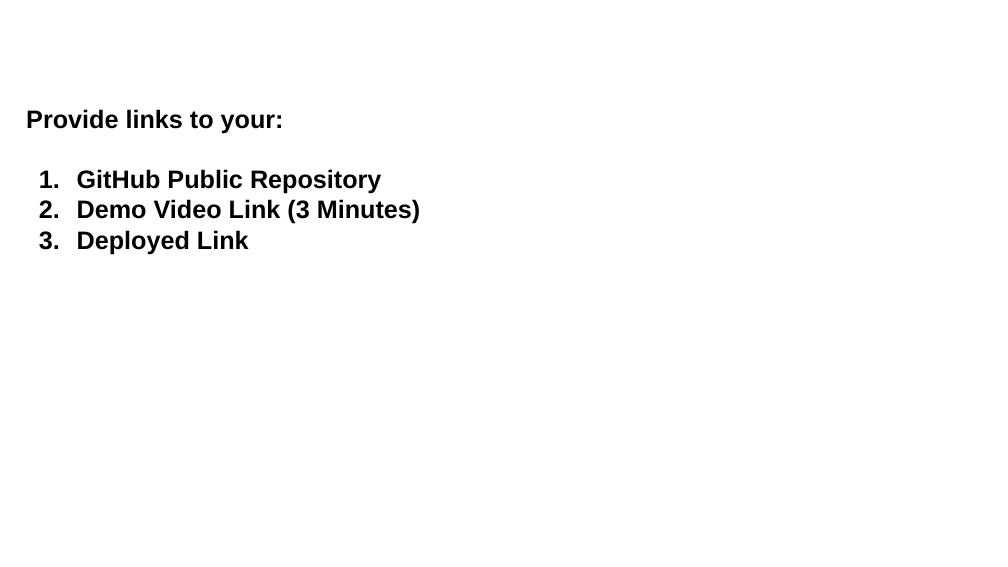
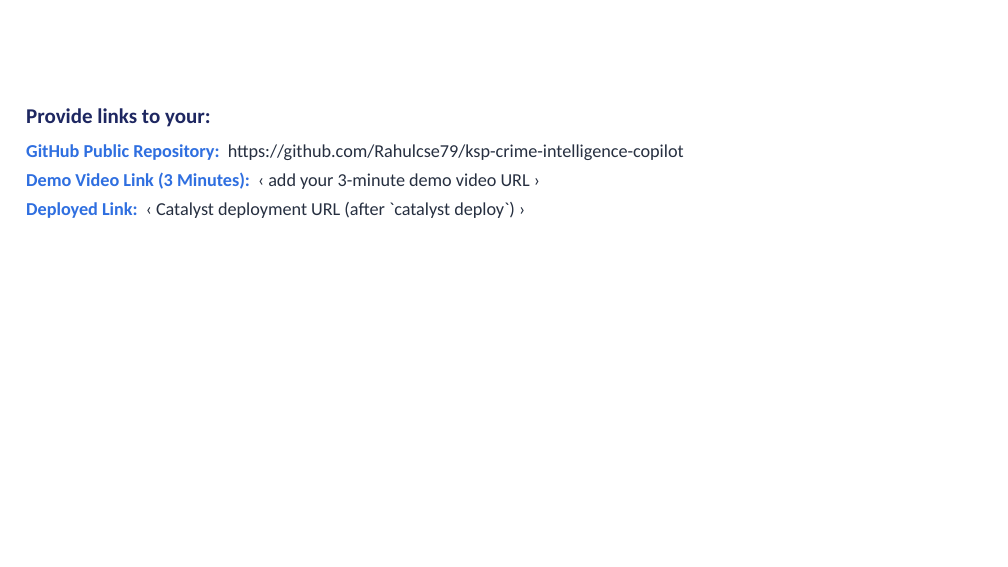
Before and after one commit to Rahulcse79/ksp-crime-intelligence-copilot, a slide deck: slide 13 of Docs/KSP Datathon 2026 _ Prototype Submission Template.pptx. Drawn at 1008x567 pixels with LibreOffice and Linux fonts; fonts in the diff are those of the drawing; background and template pictures are left out. Boxes give left, top, right and bottom in pixels: in the first picture for what was removed or moved away, otherwise in the second. Text is boxed around its words. In the diff, an @@ line names an element or a change of style, - is before the commit and + after.

```diff
--- a/Docs/KSP Datathon 2026 _ Prototype Submission Template.pptx
+++ b/Docs/KSP Datathon 2026 _ Prototype Submission Template.pptx
@@ text at [26,108,210,127]: size 18 to 15 pt, font Arial to Calibri, text colour #000000 to #1E2761 in "Provide links to your:"; more space between paragraphs @@
@@ text at [26,144,684,218]: text changed; size 18 to 13 pt; font Arial to Calibri; text colour #000000 to #262F40; bold off @@
-1. GitHub Public Repository
-2. Demo Video Link (3 Minutes)
-3. Deployed Link
+GitHub Public Repository: https://github.com/Rahulcse79/ksp-crime-intelligence-copilot
+Demo Video Link (3 Minutes): ‹ add your 3-minute demo video URL ›
+Deployed Link: ‹ Catalyst deployment URL (after `catalyst deploy`) ›
```
Also in this commit, not shown: 12 other slides changed, 1 slide added, 1 slide removed, 2 other files.
